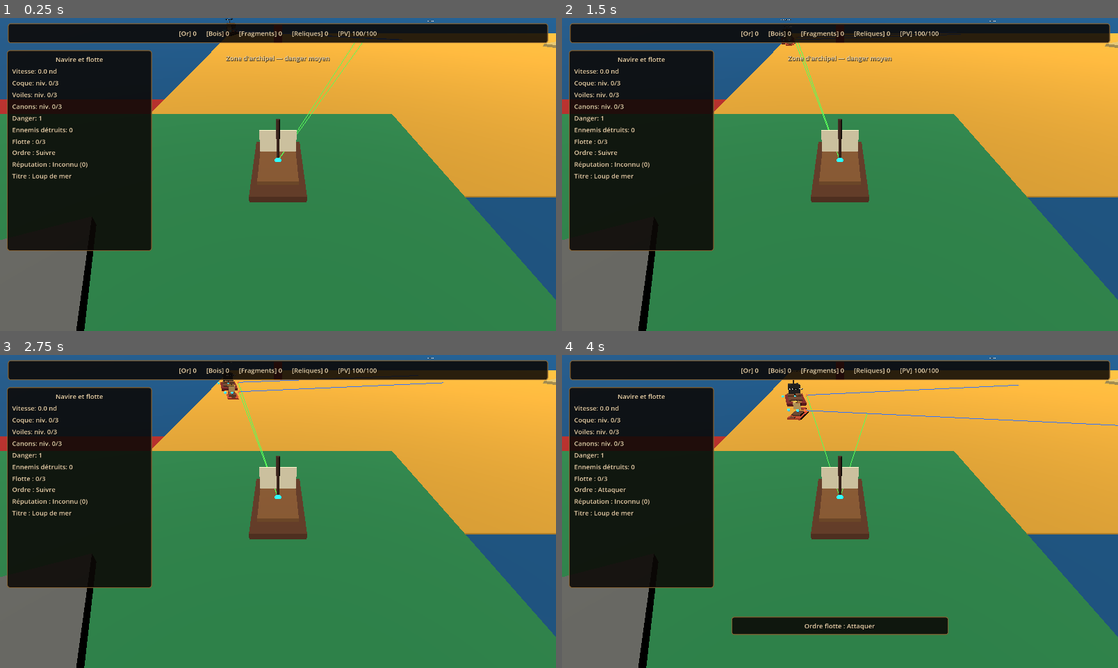
Above: before the commit, frames 1-4 (two rows, left to right).
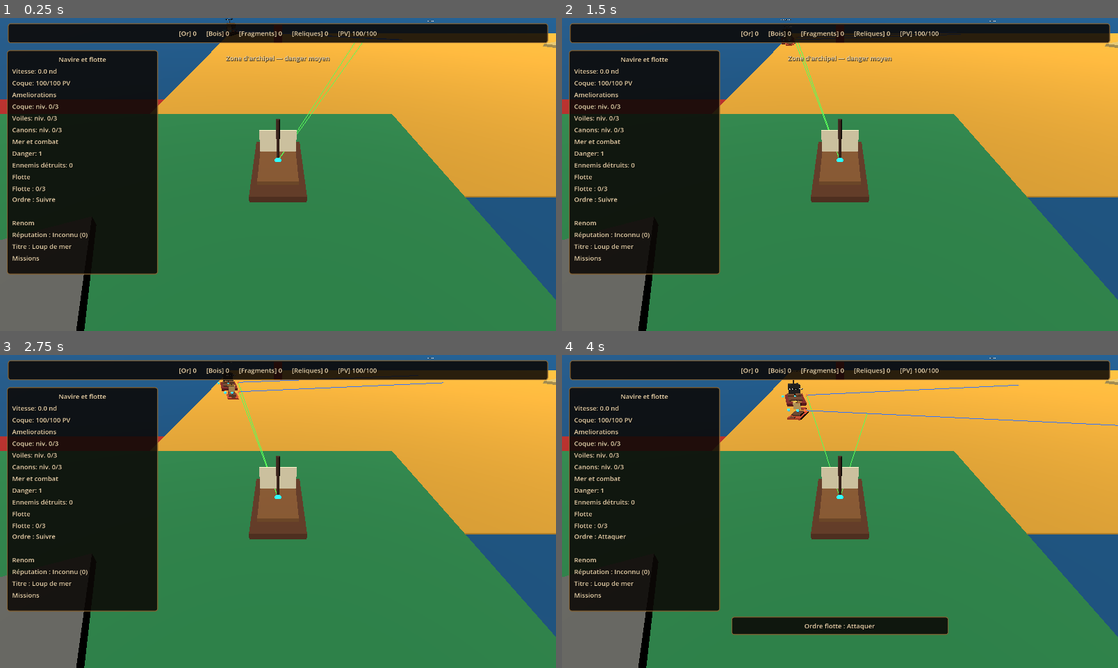
Above: after the commit, the same moments.

Repository: blou132/jeux-pirate
Game: Godot game, scene res://scenes/world/World.tscn
Two runs of this game, one before a commit and one after it. Both use one fixed random seed, a clock stepped at 60 frames per second and the inputs below.
Inputs (mouse positions are in pixels of both pictures, inside the frame that each line leads up to):
- Up to frame 1 (0.25 s): no input
- Up to frame 2 (1.5 s): tap Enter at 0.5 s; move the mouse to (962, 158) at 0.52 s; hold D 0.53-1.25 s; tap R at 0.6 s; click (962, 158) at 0.67 s; drag from (728, 190) to (812, 237) at 1.27 s
- Up to frame 3 (2.75 s): tap Space at 2 s; move the mouse to (333, 442) at 2.02 s; hold D from 2.03 s (still down); hold Q from 2.03 s (still down)
- Up to frame 4 (4 s): release D at 2.75 s; release Q at 2.75 s; drag from (812, 574) to (673, 464) at 2.77 s; move the mouse to (1006, 558) at 3.52 s; hold A from 3.53 s (still down); tap G at 3.6 s

The runs differ from the first frame. In frame 1, 4.1% of the frame differs, in the area x 1-29%, y 10-82%; in frame 2, 4.1%; in frame 3, 4.1%; in frame 4, 4.1%.

Commit message:
feat: redesign ship status side panel

Diff:
--- a/scenes/ui/HUD.tscn
+++ b/scenes/ui/HUD.tscn
@@ -55,8 +55,8 @@
 layout_mode = 0
 offset_left = 16.0
 offset_top = 74.0
-offset_right = 350.0
-offset_bottom = 536.0
+offset_right = 364.0
+offset_bottom = 590.0
 mouse_filter = 2
 
 [node name="LeftVBox" type="VBoxContainer" parent="HUDRoot/LeftStatusPanel"]
@@ -72,6 +72,14 @@
 layout_mode = 2
 text = "Vitesse: 0.0 nd"
 
+[node name="ShipHealthLabel" type="Label" parent="HUDRoot/LeftStatusPanel/LeftVBox"]
+layout_mode = 2
+text = "Coque: 100/100 PV"
+
+[node name="UpgradeHeaderLabel" type="Label" parent="HUDRoot/LeftStatusPanel/LeftVBox"]
+layout_mode = 2
+text = "Ameliorations"
+
 [node name="HullLevelLabel" type="Label" parent="HUDRoot/LeftStatusPanel/LeftVBox"]
 layout_mode = 2
 text = "Coque: niv. 0/3"
@@ -84,6 +92,10 @@
 layout_mode = 2
 text = "Canons: niv. 0/3"
 
+[node name="WorldHeaderLabel" type="Label" parent="HUDRoot/LeftStatusPanel/LeftVBox"]
+layout_mode = 2
+text = "Mer et combat"
+
 [node name="DangerLabel" type="Label" parent="HUDRoot/LeftStatusPanel/LeftVBox"]
 layout_mode = 2
 text = "Danger: 1"
@@ -92,10 +104,19 @@
 layout_mode = 2
 text = "Ennemis detruits: 0"
 
+[node name="FleetHeaderLabel" type="Label" parent="HUDRoot/LeftStatusPanel/LeftVBox"]
+layout_mode = 2
+text = "Flotte"
+
 [node name="AllyLabel" type="Label" parent="HUDRoot/LeftStatusPanel/LeftVBox"]
+custom_minimum_size = Vector2(0, 74)
 layout_mode = 2
 text = "Flotte : 0/3"
 autowrap_mode = 3
+
+[node name="ReputationHeaderLabel" type="Label" parent="HUDRoot/LeftStatusPanel/LeftVBox"]
+layout_mode = 2
+text = "Renom"
 
 [node name="ReputationLabel" type="Label" parent="HUDRoot/LeftStatusPanel/LeftVBox"]
 layout_mode = 2
@@ -104,6 +125,10 @@
 [node name="PirateTitleLabel" type="Label" parent="HUDRoot/LeftStatusPanel/LeftVBox"]
 layout_mode = 2
 text = "Titre : Loup de mer"
+
+[node name="MissionHeaderLabel" type="Label" parent="HUDRoot/LeftStatusPanel/LeftVBox"]
+layout_mode = 2
+text = "Missions"
 
 [node name="QuestLabel" type="Label" parent="HUDRoot/LeftStatusPanel/LeftVBox"]
 layout_mode = 2
--- a/scripts/ui/HUD.gd
+++ b/scripts/ui/HUD.gd
@@ -1,6 +1,7 @@
 extends CanvasLayer
 
 @onready var speed_label: Label = $HUDRoot/LeftStatusPanel/LeftVBox/SpeedLabel
+@onready var ship_health_label: Label = $HUDRoot/LeftStatusPanel/LeftVBox/ShipHealthLabel
 @onready var health_label: Label = $HUDRoot/TopResourceBar/ResourceRow/HealthLabel
 @onready var gold_label: Label = $HUDRoot/TopResourceBar/ResourceRow/GoldLabel
 @onready var wood_label: Label = $HUDRoot/TopResourceBar/ResourceRow/WoodLabel
@@ -248,6 +249,7 @@
 
 func _on_health_changed(current_health: int, max_health: int) -> void:
 	health_label.text = "[PV] %d/%d" % [current_health, max_health]
+	ship_health_label.text = "Coque: %d/%d PV" % [current_health, max_health]
 
 
 func _on_speed_changed(speed: float) -> void:
